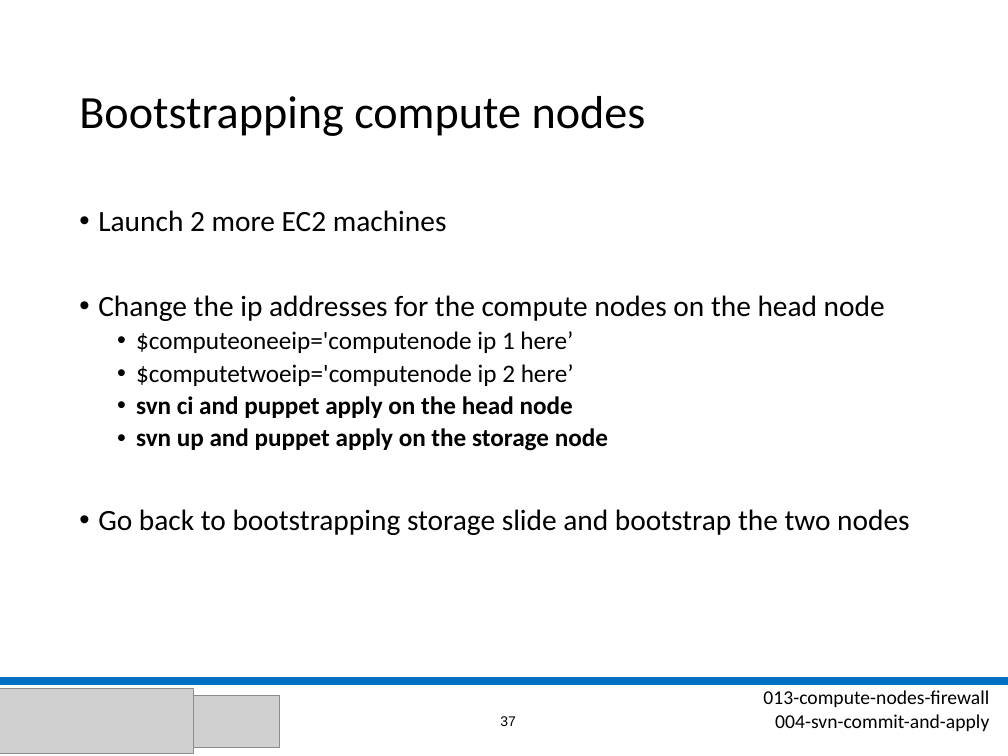
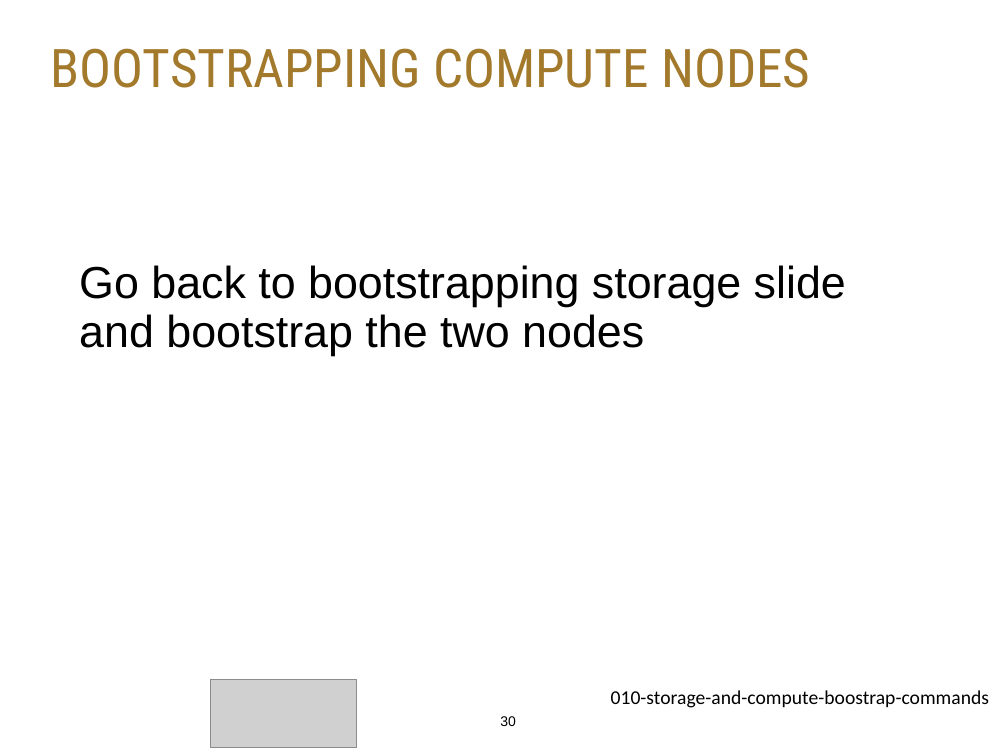
Before and after one commit to stephenlienharrell/build-a-cluster-presentation, a slide deck: slide 30 of Build-A-Cluster.pptx (slide 37 before the commit). Drawn at 1008x756 pixels with LibreOffice and Linux fonts; fonts in the diff are those of the drawing; grey boxes stand for pictures; background and template pictures are left out. Boxes give left, top, right and bottom in pixels: in the first picture for what was removed or moved away, otherwise in the second. Text is boxed around its words. In the diff, an @@ line names an element or a change of style, - is before the commit and + after.

```diff
--- a/Build-A-Cluster.pptx
+++ b/Build-A-Cluster.pptx
@@ title "BOOTSTRAPPING COMPUTE NODES" at (51,48,810,88): vertical alignment middle to top @@
@@ title at (51,48,810,88): text changed; size 33 to 38 pt; font Calibri to Roboto Condensed; text colour #000000 to #A3792C @@
-Bootstrapping compute nodes
+BOOTSTRAPPING COMPUTE NODES
@@ text "Go back to bootstrapping storage ..." at (79,265,846,356): size 21 to 32 pt, font Calibri to Arial; bullet • to none; less space between paragraphs @@
@@ text at (98,210,885,451): paragraphs removed @@
-• Launch 2 more EC2 machines
-• Change the ip addresses for the compute nodes on the head node
-  • $computeoneeip='computenode ip 1 here’
-  • $computetwoeip='computenode ip 2 here’
-  • svn ci and puppet apply on the head node
-  • svn up and puppet apply on the storage node
@@ line removed from (0, 681) to (1008, 681) @@
@@ picture removed at (0,688,194,753) @@
@@ picture added at (211,679,357,748) @@
@@ picture removed at (194,696,280,747) @@
@@ page number at (500,716,516,726): text changed @@
-37
+30
@@ text at (611,690,989,708): text changed @@
-013-compute-nodes-firewall
-004-svn-commit-and-apply
+010-storage-and-compute-boostrap-commands
```
Also in this commit, not shown: 42 other slides changed, 7 slides added, 21 slides removed, 24 other files.
